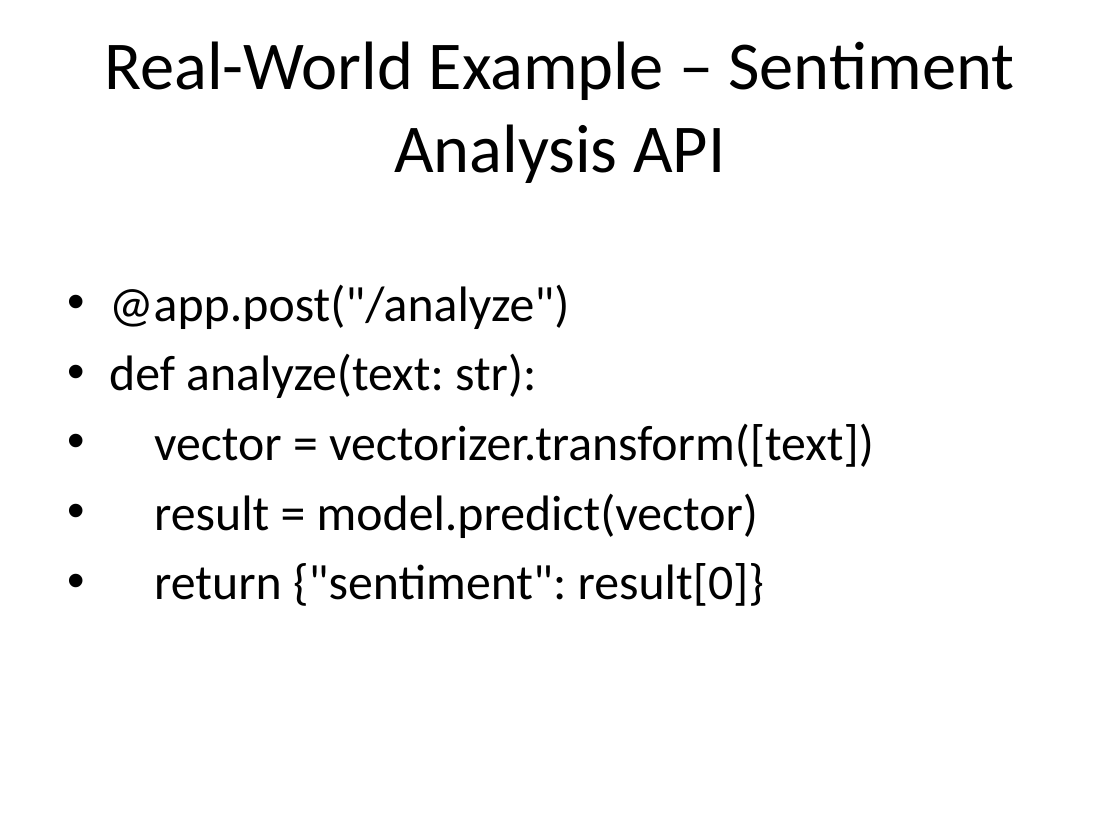
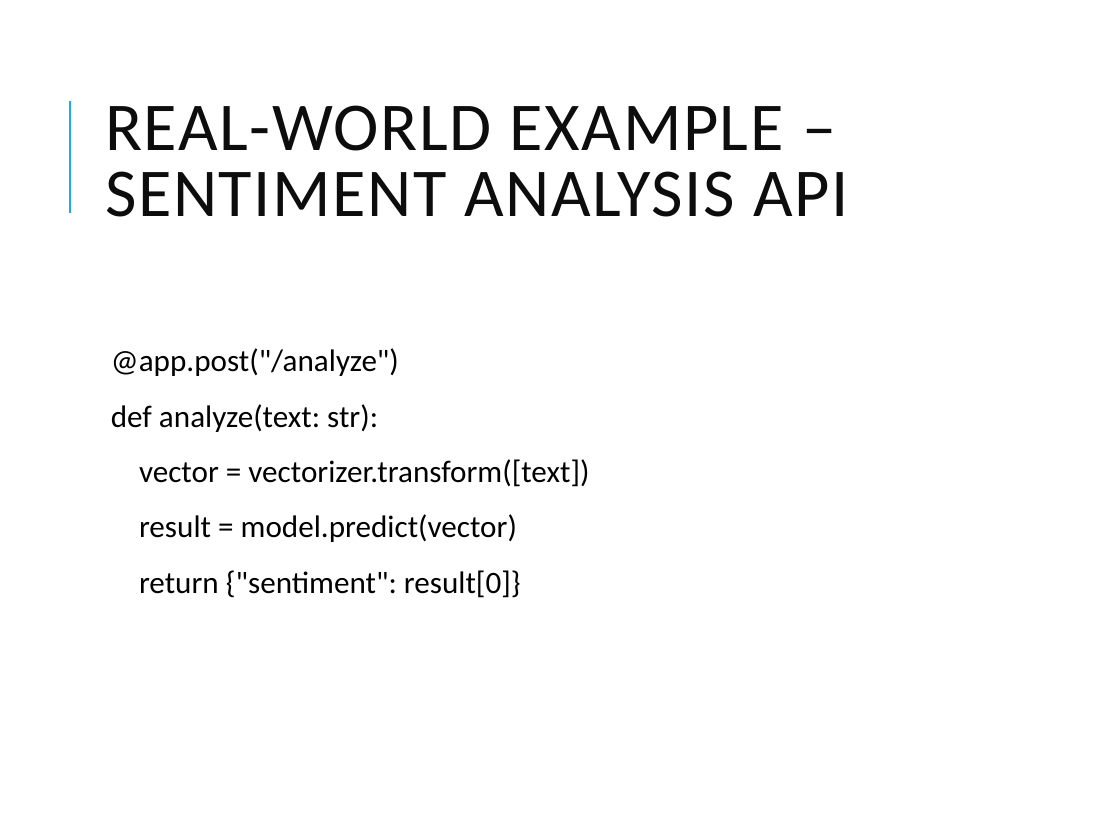
Before and after one commit to Gauransh13738/iris-assignment, a slide deck: slide 7 of FastAPI_by_Gauransh_Singh.pptx. Drawn at 1120x840 pixels with LibreOffice and Linux fonts; fonts in the diff are those of the drawing. Boxes give left, top, right and bottom in pixels: in the first picture for what was removed or moved away, otherwise in the second. Text is boxed around its words. In the diff, an @@ line names an element or a change of style, - is before the commit and + after.

```diff
--- a/FastAPI_by_Gauransh_Singh.pptx
+++ b/FastAPI_by_Gauransh_Singh.pptx
@@ line added from (69, 213) to (69, 101), #1CADE4 1.5 pt @@
@@ title at [105, 105, 849, 217]: text changed; text colour #000000 to #0D0D0D @@
-Real-World Example – Sentiment Analysis API
+REAL-WORLD EXAMPLE – SENTIMENT ANALYSIS API
@@ text "@app.post("/analyze")": place and size @@
-text "@app.post("/analyze")" at [109, 284, 874, 606]
+text "@app.post("/analyze")" at [111, 348, 589, 598]
@@ text "@app.post("/analyze")" at [111, 348, 589, 598]: size 32 to 20 pt; bullet • to  ; line spacing 1 to 0.9; more space between paragraphs @@
```
Also in this commit, not shown: 7 other slides changed.
